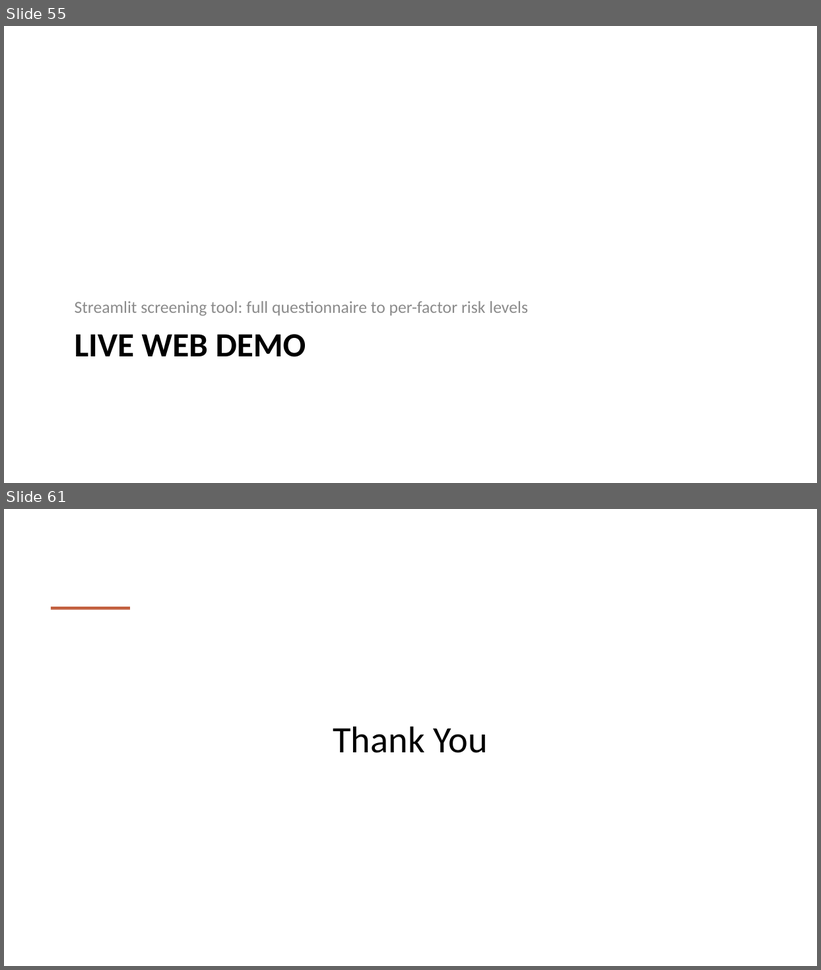
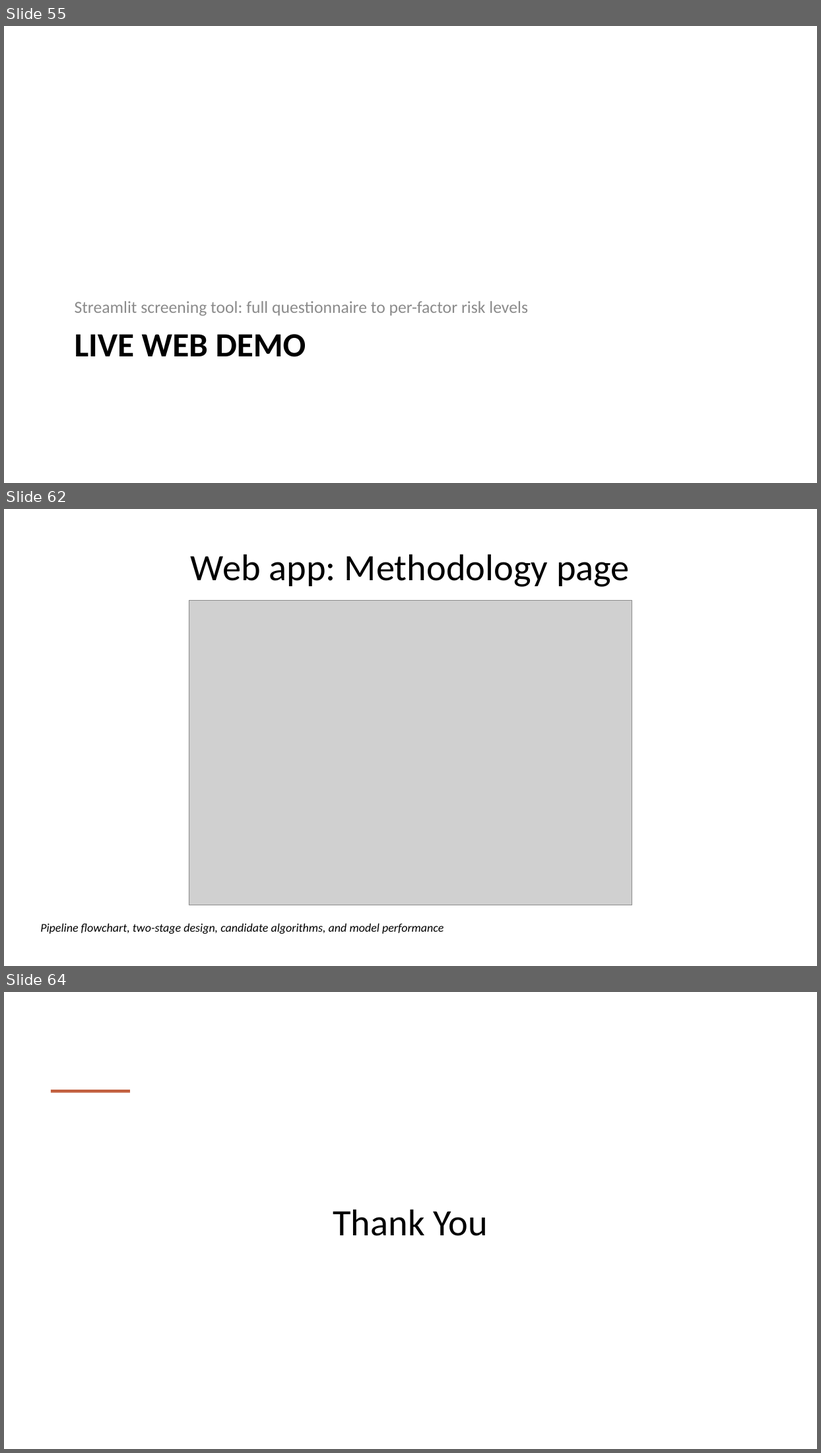
Before and after one commit to AilaVishnu/ergonomic-risk-factor-prediction, a slide deck: deck/Ergonomic_Risk_Factor_Prediction_Project_Plan_WITH_RESULTS.pptx. Shown one above the other, each under a label of ours: slides 55 and 61 before the commit, slides 55, 62 and 64 after it; the slides between them are not shown. The pictures are 821x970 and 821x1453 pixels, drawn with LibreOffice and Linux fonts; fonts in the diff are those of the drawing; grey boxes stand for pictures. Boxes give left, top, right and bottom in pixels: in the first picture for what was removed or moved away, otherwise in the second. Text is boxed around its words. In the diff, an @@ line names an element or a change of style, - is before the commit and + after.

```diff
--- a/deck/Ergonomic_Risk_Factor_Prediction_Project_Plan_WITH_RESULTS.pptx
+++ b/deck/Ergonomic_Risk_Factor_Prediction_Project_Plan_WITH_RESULTS.pptx
@@ slide 62 added at box(4, 509, 817, 966), background #FFFFFF @@
@@ title added at box(191, 554, 630, 587), 44 pt, text #000000 @@
+Web app: Methodology page
@@ picture added at box(189, 601, 632, 906) @@
@@ text added at box(40, 923, 444, 934), 14 pt, text #000000, italic @@
+Pipeline flowchart, two-stage design, candidate algorithms, and model performance
@@ what was slide 61 is now slide 64 @@
```
Also in this commit, not shown: 5 slides changed, 2 other slides added, 17 other files.
